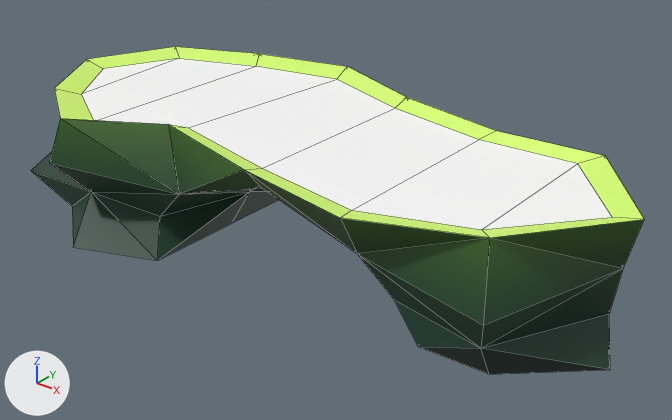
One commit to the FBX model LeyuGame/Assets/Models/Props/Level_Architectuur/Platforms/GROUND_Tunnel_Platform/Met Ridges/MOD_PlatformV2_laagV2.fbx: the scene before it, then after it.
One viewpoint serves both versions: a 50 mm lens placed at (0.0387, -0.0454, 0.0323), pointed at (0.0017, 0.001, 0.0035). The axes (+X, +Y, +Z) are drawn at lower left. The lights are the same throughout. Mesh edges are drawn as thin lines. Where no turn or scale is listed for an object, it has been applied to the vertices.

Objects in the first picture: 'MOD_PlatformV2_laag'.
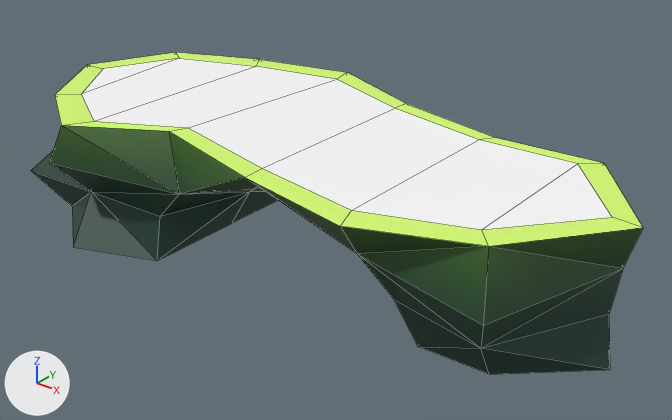
Boxes [x1, y1, x2, y2] around the edits, measured in the pictures (672 x 420 px; the box of a moved part takes in the faces that stretch with it):
'MOD_PlatformV2_laag', reshaped, shading changed
    before: [31, 47, 644, 374]
    after: [31, 52, 643, 374]
part 1 of me_mesh, moved or reshaped
    before: [49, 47, 644, 325]
    after: [49, 52, 643, 325]
part 2 of me_mesh, shading changed
    both: [31, 58, 623, 374]

The edits, one by one:
me_mesh is used by ob_mod_platformv2_laag; location (0.0, -0.0003, 0.0).
me_mesh had 73 vertices, 113 faces and spanned x -0.0238..0.0236, y -0.0104..0.0121, z 0.0..0.01.
me_mesh now has 73 vertices, 113 faces and spans x -0.0238..0.0236, y -0.0104..0.0121, z 0.0..0.0095.
me_mesh part 1: all 14 vertices in x -0.0238..0.0236, y -0.0098..0.0121, z 0.01 are moved by (0.0, 0.0, -0.0005).
me_mesh part 2: edges marked sharp go from 164 to 136.
